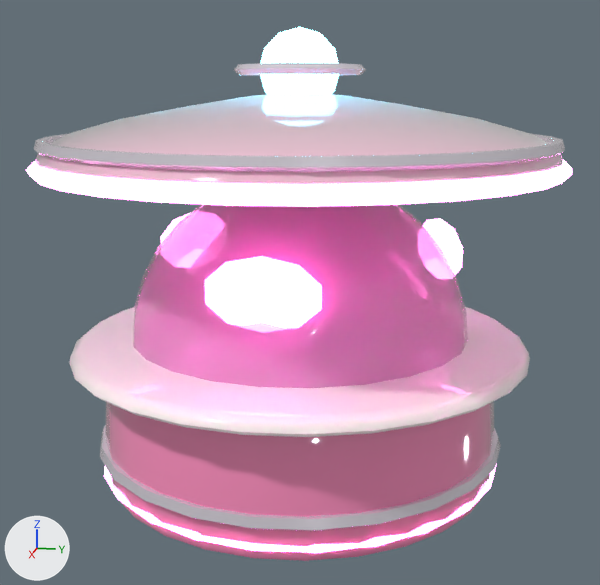
An edit to the glTF model public/assets/city/kit_y2k/kiosk_pod.glb, drawn before and after from the same camera.
Both versions are drawn from a 50 mm camera at (6.17, 1.24, 2.97) aimed at (0.06, 0.01, 1.44). The axes (+X, +Y, +Z) are drawn at lower left. The lights are the same throughout. The older version comes first. Vertices at exactly the same position are counted once.

In view in the first picture: 'kiosk_pod'.
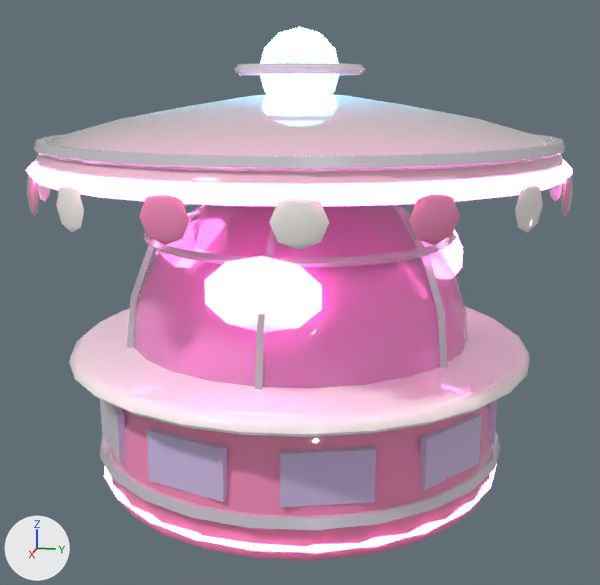
Where the change shows, as pixel boxes [x1, y1, x2, y2] in the pictures (600 x 585 px):
'kiosk_pod', reshaped: before [26, 27, 572, 561]; after [26, 27, 573, 561]
part 1 of me_kiosk_pod, added: after [490, 400, 497, 444]
part 2 of me_kiosk_pod, added: after [27, 176, 573, 250]
part 3 of me_kiosk_pod, added: after [100, 204, 482, 508]

The change, as a diff of the scene's bpy script:
```diff
--- a/public/assets/city/kit_y2k/kiosk_pod.glb.py
+++ b/public/assets/city/kit_y2k/kiosk_pod.glb.py
@@ me_kiosk_pod @@
 # used by ob_kiosk_pod; location = (0.0, 0.0, 0.0)
-me_kiosk_pod.from_pydata(...)  # 1705 vertices, 3380 faces; spans x -1.96..1.96, y -1.96..1.96, z 0.0..3.4
+me_kiosk_pod.from_pydata(...)  # 2309 vertices, 4460 faces; spans x -1.96..1.96, y -1.96..1.96, z 0.0..3.4
+# me_kiosk_pod part 1: a new loose piece, a box spanning x -0.3..0.3, y 1.475..1.525, z 0.42..0.78, in mat_soft (purple #d9c2f0)
+# me_kiosk_pod part 2: 320 vertices added at x -1.94..1.94, y -1.94..1.94, z 2.13..2.43
+# me_kiosk_pod part 3: 268 vertices added at x -1.54..1.54, y -1.41..1.41, z 0.42..2.4
+# other edits to the shape of me_kiosk_pod do not show in these pictures
 me_kiosk_pod.materials.append(mat_accent2)
```
